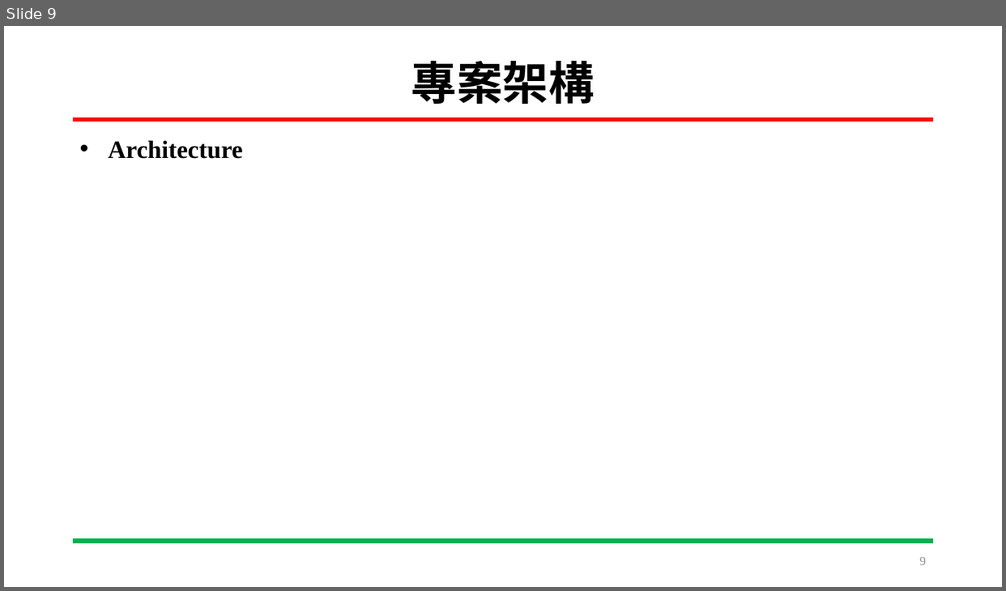
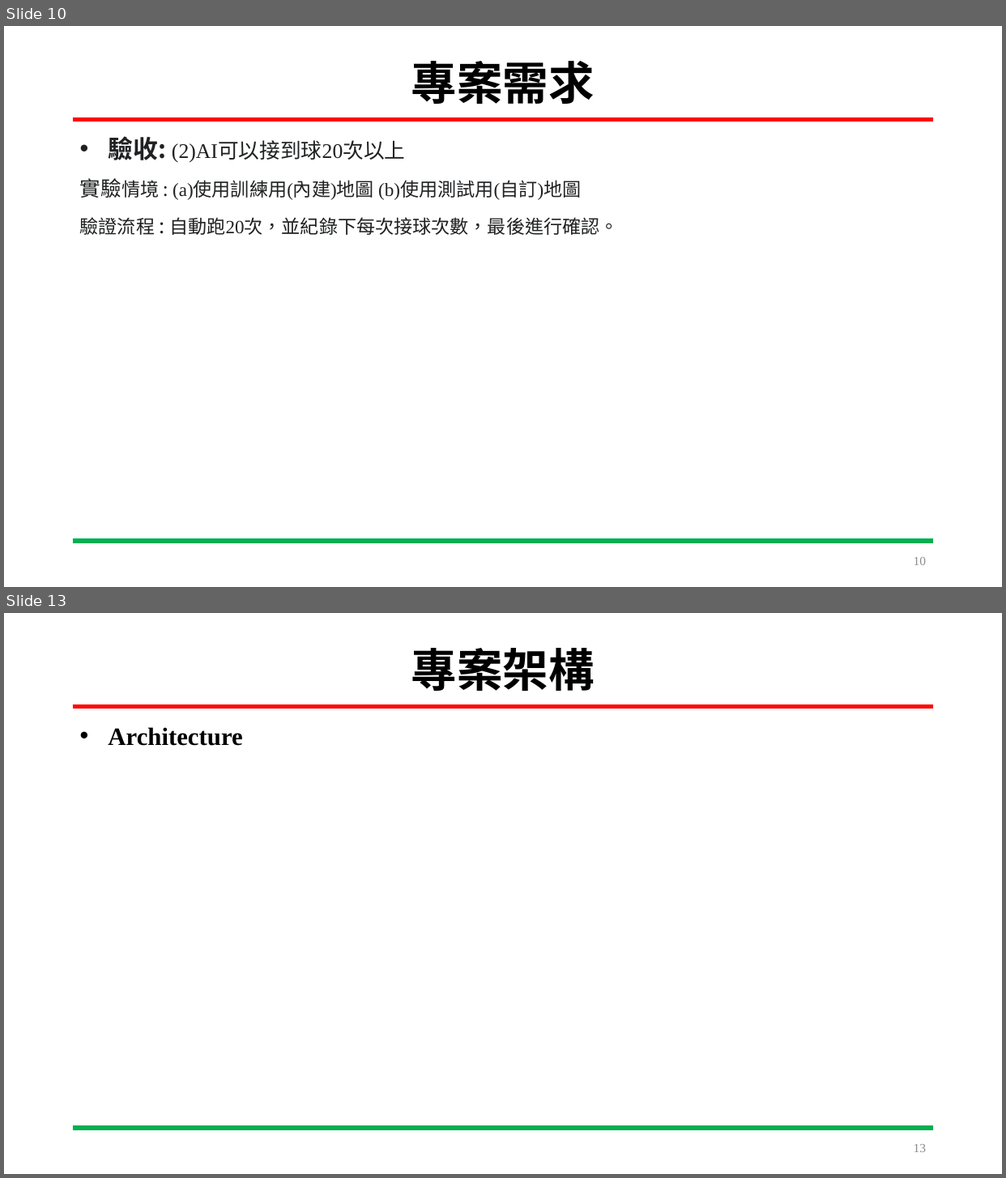
Before and after one commit to HOURFA/ML, a slide deck: final_project/DevelopmentLog/ML_finalproject.pptx. Shown one above the other, each under a label of ours: slide 9 before the commit, slides 10 and 13 after it; the slides between them are not shown. The pictures are 1006x591 and 1006x1178 pixels, drawn with LibreOffice and Linux fonts; fonts in the diff are those of the drawing. Boxes give left, top, right and bottom in pixels: in the first picture for what was removed or moved away, otherwise in the second. Text is boxed around its words. In the diff, an @@ line names an element or a change of style, - is before the commit and + after.

```diff
--- a/final_project/DevelopmentLog/ML_finalproject.pptx
+++ b/final_project/DevelopmentLog/ML_finalproject.pptx
@@ slide 10 added at (4, 26, 1002, 587), background #FFFFFF; not listed: 2 template elements that a slide beside it also shows @@
@@ title added at (411, 61, 594, 104), 44 pt, text #000000, bold @@
+專案需求
@@ text added at (80, 136, 618, 235), 18 pt, text #202122 @@
+• 驗收: (2)AI可以接到球20次以上
+實驗情境 : (a)使用訓練用(內建)地圖 (b)使用測試用(自訂)地圖
+驗證流程 : 自動跑20次，並紀錄下每次接球次數，最後進行確認。
@@ page number added at (914, 557, 926, 565), 12 pt, text #8C8C8C @@
+10
@@ what was slide 9 is now slide 13 @@
@@ page number at (914, 1144, 926, 1152): text changed @@
-9
+13
```
Also in this commit, not shown: 8 slides changed, 3 other slides added.
